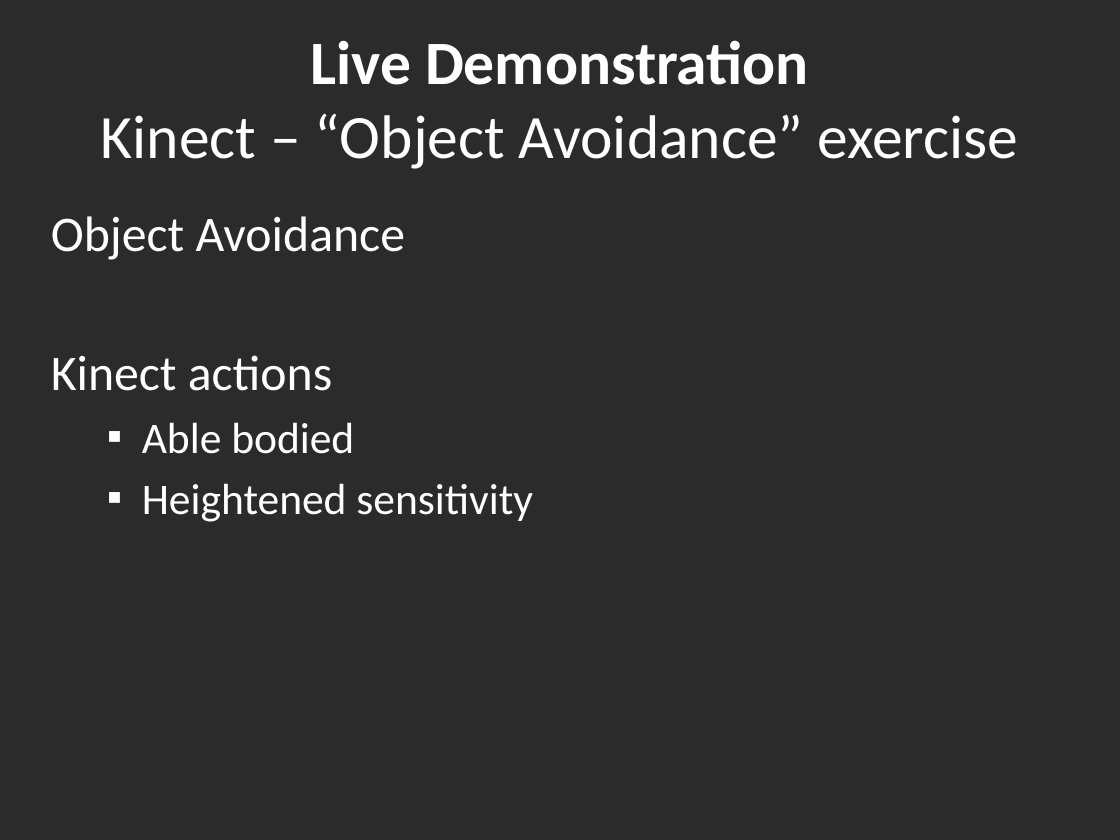
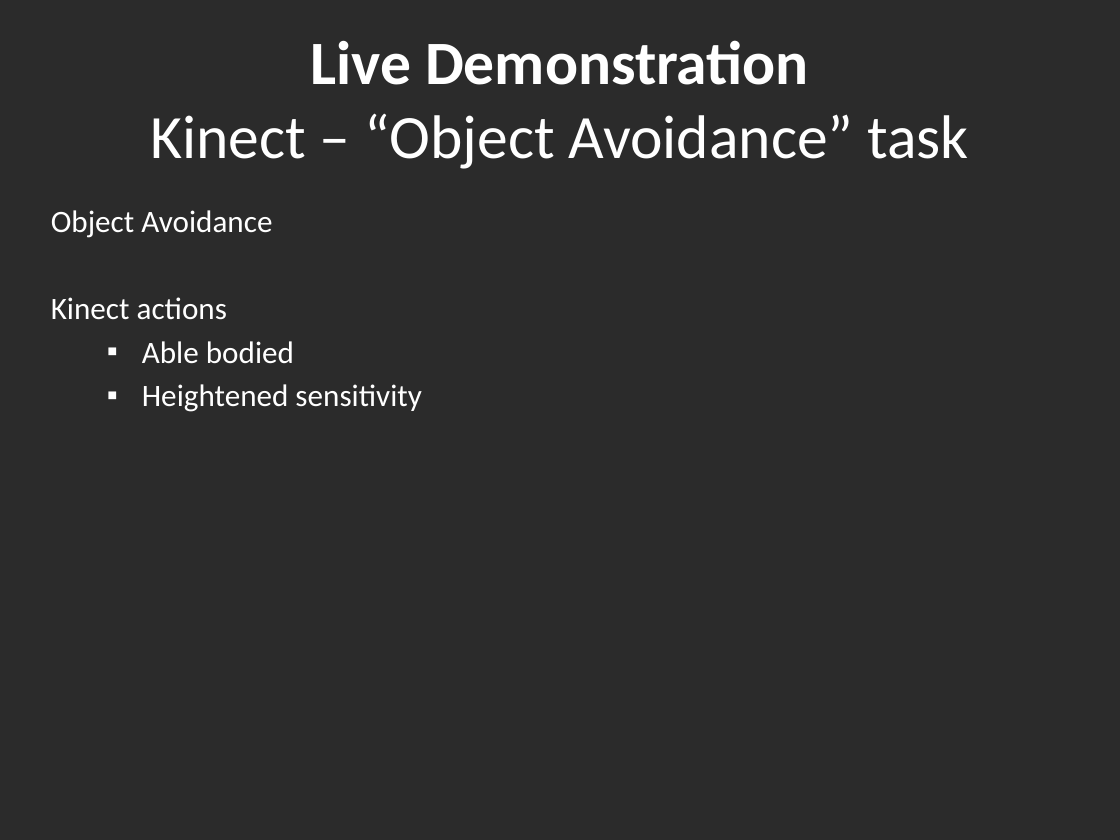
Before and after one commit to Hankli/VirtualEnvironments-Project, a slide deck: slide 11 of Documents/Presentations/Final Presentation v2.pptx. Drawn at 1120x840 pixels with LibreOffice and Linux fonts; fonts in the diff are those of the drawing; background and template pictures are left out; a plain dark background stands for a picture behind light text. Boxes give left, top, right and bottom in pixels: in the first picture for what was removed or moved away, otherwise in the second. Text is boxed around its words. In the diff, an @@ line names an element or a change of style, - is before the commit and + after.

```diff
--- a/Documents/Presentations/Final Presentation v2.pptx
+++ b/Documents/Presentations/Final Presentation v2.pptx
@@ title at [150, 40, 968, 169]: text changed @@
-Live Demonstration
-Kinect – “Object Avoidance” exercise
+Live Demonstration
+Kinect – “Object Avoidance” task
@@ text "Object Avoidance" at [51, 210, 421, 412]: size 32 to 20 pt in "Object Avoidance", "Kinect actions"; size 28 to 20 pt in "Able bodied", "Heightened sensitivity"; less space between paragraphs @@
```
Also in this commit, not shown: 16 other slides changed, 7 other files.
